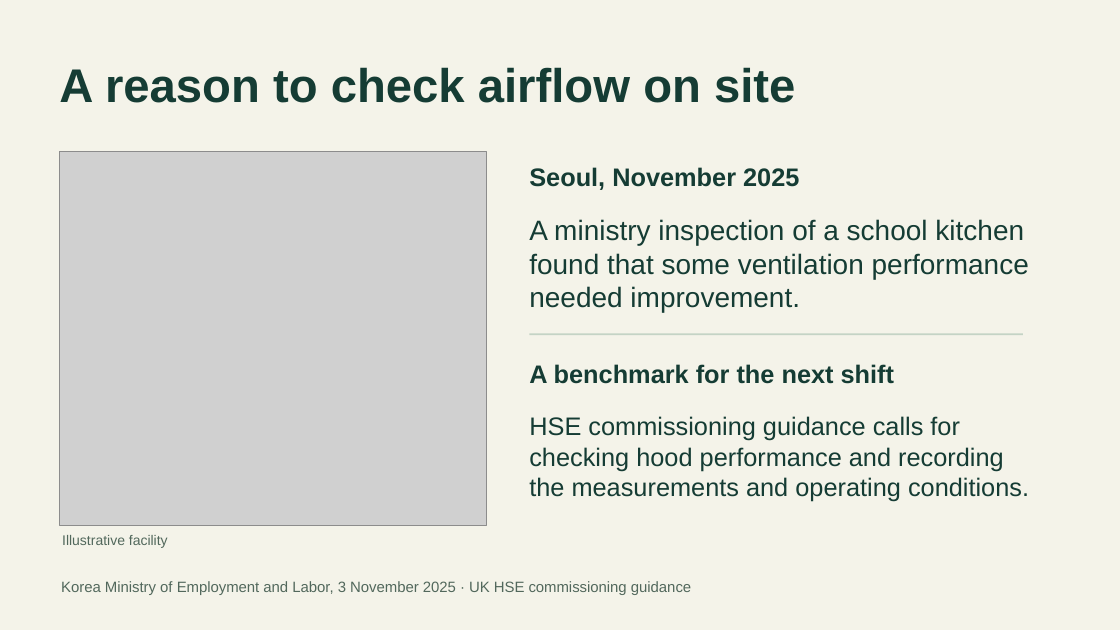
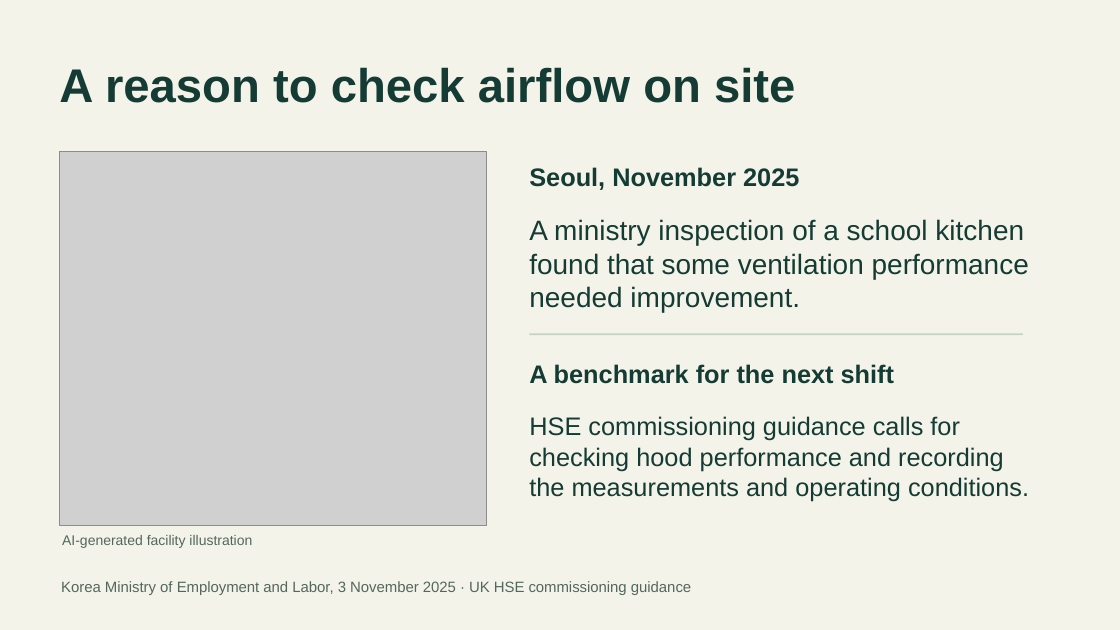
Before and after one commit to openSoom/openSoom, a slide deck: slide 2 of deliverables/presentation/openSoom-evaluation.pptx. Drawn at 1120x630 pixels with LibreOffice and Linux fonts; fonts in the diff are those of the drawing; grey boxes stand for pictures. Boxes give left, top, right and bottom in pixels: in the first picture for what was removed or moved away, otherwise in the second. Text is boxed around its words. In the diff, an @@ line names an element or a change of style, - is before the commit and + after.

```diff
--- a/deliverables/presentation/openSoom-evaluation.pptx
+++ b/deliverables/presentation/openSoom-evaluation.pptx
@@ text at [62, 535, 252, 548]: text changed @@
-Illustrative facility
+AI-generated facility illustration
```
Also in this commit, not shown: 3 other slides changed, 3 slides added, 3 slides removed, 42 other files.
